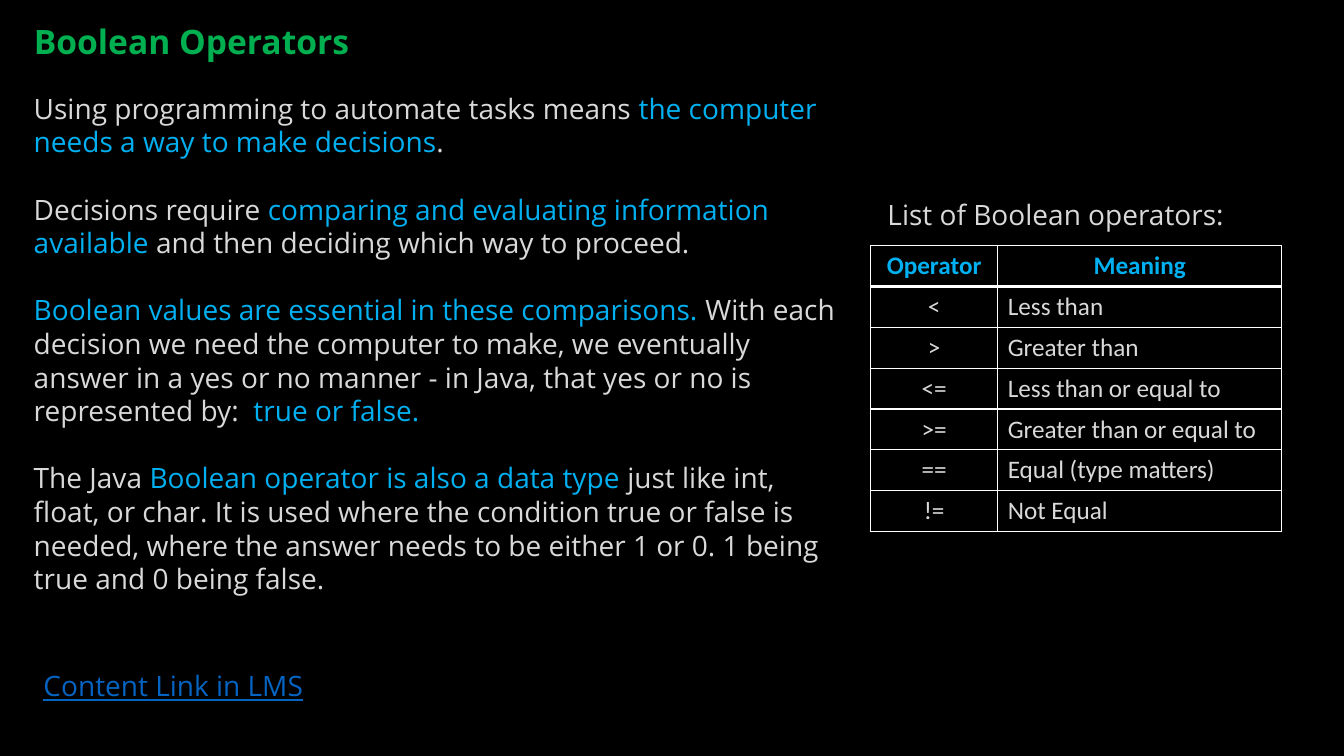
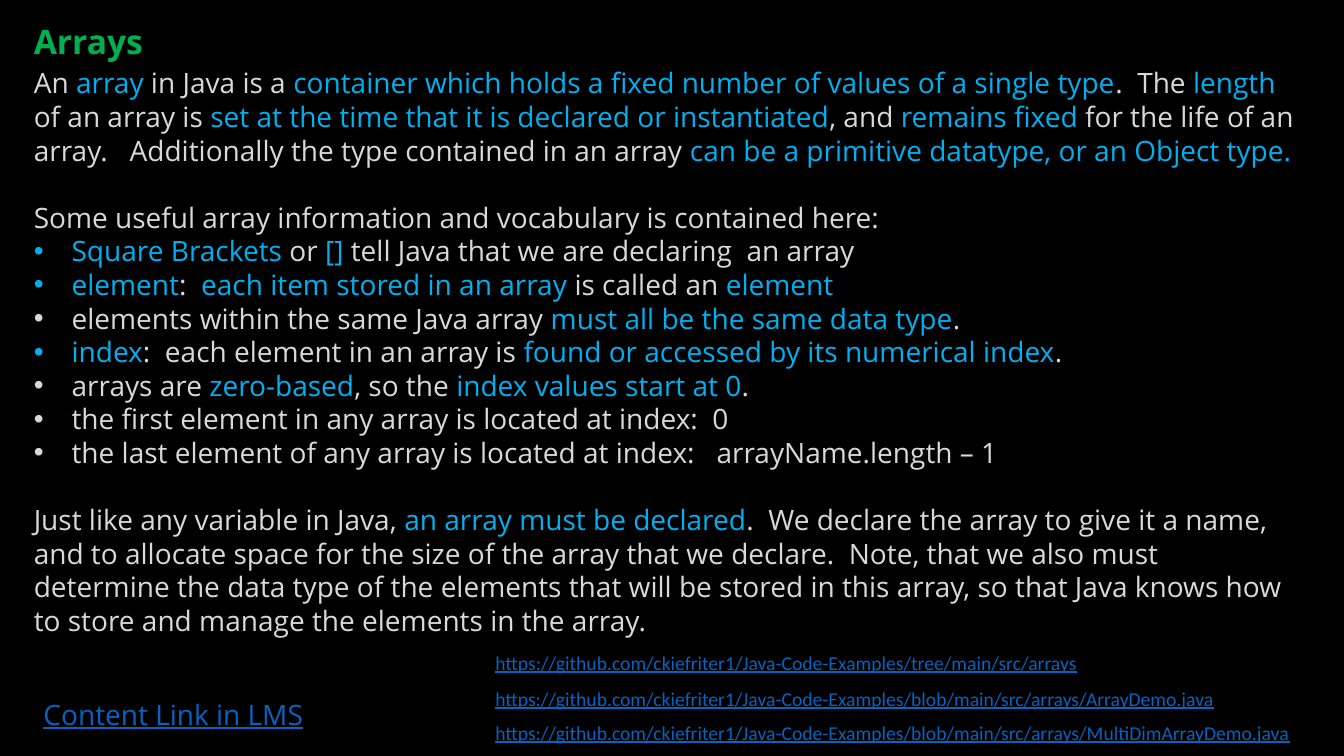
Before and after one commit to ckiefriter1/PT-BESD, a slide deck: slide 3 of Week3/BESD Week 3.pptx. Drawn at 1344x756 pixels with LibreOffice and Linux fonts; fonts in the diff are those of the drawing. Boxes give left, top, right and bottom in pixels: in the first picture for what was removed or moved away, otherwise in the second. Text is boxed around its words. In the diff, an @@ line names an element or a change of style, - is before the commit and + after.

```diff
--- a/Week3/BESD Week 3.pptx
+++ b/Week3/BESD Week 3.pptx
@@ text at (x1=34, y1=30, x2=143, y2=62): text changed @@
-Boolean Operators
+Arrays
@@ text at (x1=34, y1=71, x2=1294, y2=638): text changed @@
-Using programming to automate tasks means the computer needs a way to make decisions.
-Decisions require comparing and evaluating information available and then deciding which way to proceed.
-Boolean values are essential in these comparisons. With each decision we need the computer to make, we eventually answer in a yes or no manner - in Java, that yes or no is represented by: true or false.
-The Java Boolean operator is also a data type just like int, float, or char. It is used where the condition true or false is needed, where the answer needs to be either 1 or 0. 1 being true and 0 being false.
+An array in Java is a container which holds a fixed number of values of a single type. The length of an array is set at the time that it is declared or instantiated, and remains fixed for the life of an array. Additionally the type contained in an array can be a primitive datatype, or an Object type.
+Some useful array information and vocabulary is contained here:
+• Square Brackets or [] tell Java that we are declaring an array
+• element: each item stored in an array is called an element
+• elements within the same Java array must all be the same data type.
+• index: each element in an array is found or accessed by its numerical index.
+• arrays are zero-based, so the index values start at 0.
+• the first element in any array is located at index: 0
+• the last element of any array is located at index: arrayName.length – 1
+Just like any variable in Java, an array must be declared. We declare the array to give it a name, and to allocate space for the size of the array that we declare. Note, that we also must determine the data type of the elements that will be stored in this array, so that Java knows how to store and manage the elements in the array.
@@ text removed at (x1=887, y1=203, x2=1223, y2=232) @@
-List of Boolean operators:
@@ table removed at (x1=871, y1=246, x2=1282, y2=532), 7 rows, 2 columns @@
-Operator | Meaning
-< | Less than
-> | Greater than
-<= | Less than or equal to
->= | Greater than or equal to
-== | Equal (type matters)
-!= | Not Equal
@@ text added at (x1=495, y1=656, x2=1076, y2=674), 14 pt, text #0563C1, underline @@
+https://github.com/ckiefriter1/Java-Code-Examples/tree/main/src/arrays
@@ text "Content Link in LMS" moved from (x1=43, y1=674, x2=303, y2=701) to (x1=43, y1=703, x2=303, y2=729) @@
@@ text added at (x1=495, y1=692, x2=1213, y2=710), 14 pt, text #0563C1, underline @@
+https://github.com/ckiefriter1/Java-Code-Examples/blob/main/src/arrays/ArrayDemo.java
@@ text added at (x1=495, y1=726, x2=1288, y2=744), 14 pt, text #0563C1, underline @@
+https://github.com/ckiefriter1/Java-Code-Examples/blob/main/src/arrays/MultiDimArrayDemo.java
```
Also in this commit, not shown: 1 other slide changed, 7 slides added, 7 slides removed, 1 other file.
